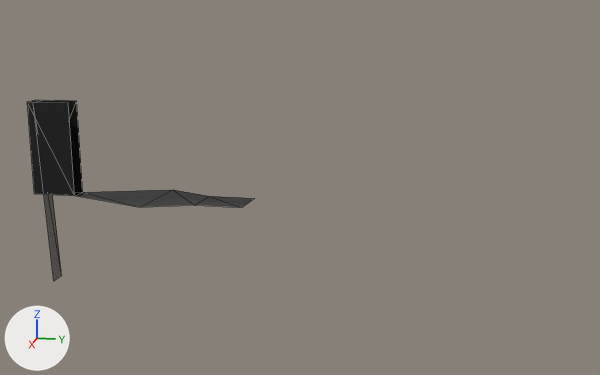
An edit to the glTF model levels/bedw/3/Map.glb, drawn before and after from the same camera.
Before and after are seen from a 50 mm camera at (828.0, -575.0, 133.0) aimed at (325.0, -675.0, 7.0). The axes (+X, +Y, +Z) are drawn at lower left. The lights are the same throughout. Mesh edges are drawn as thin lines. Where no turn or scale is listed for an object, it has been applied to the vertices. Vertices at the same position are counted once.
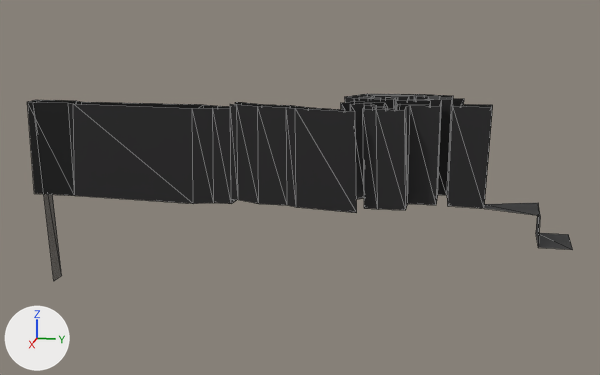
Where the change shows, as pixel boxes (x1, y1, x2, y2) in the pictures (600 x 375 px):
'Cube', reshaped (139% wider, 45% taller)
    before: (27, 100, 255, 207)
    after: (27, 94, 573, 250)
part 1 of me_cube, built on
    before: (76, 190, 255, 207)
    after: (68, 94, 573, 250)

What changed in the scene script:
```text
Change me_cube:
    used by ob_cube; location = (0.0, 0.0, 0.2)
    remove me_cube.from_pydata(...)  # 14 vertices, 14 faces; spans x 318.6..365.1, y -847.1..-703.6, z -0.1..60.1
    add me_cube.from_pydata(...)  # 166 vertices, 240 faces; spans x 287.8..362.6, y -847.1..-509.4, z -16.5..63.4
    me_cube part 1
    2 vertices are removed from x 330.3..353.5, y -705.8..-703.6, z -0.1
    5 faces are deleted
    4 vertices move from x 318.6..365.1, y -767.1..-733.7, z -0.1 to x 334.5..350.7, y -737.8..-725.1, z -0.1..59.6
    154 vertices are added at x 287.8..362.6, y -815.2..-509.4, z -16.5..63.4
    231 new faces join them
```
